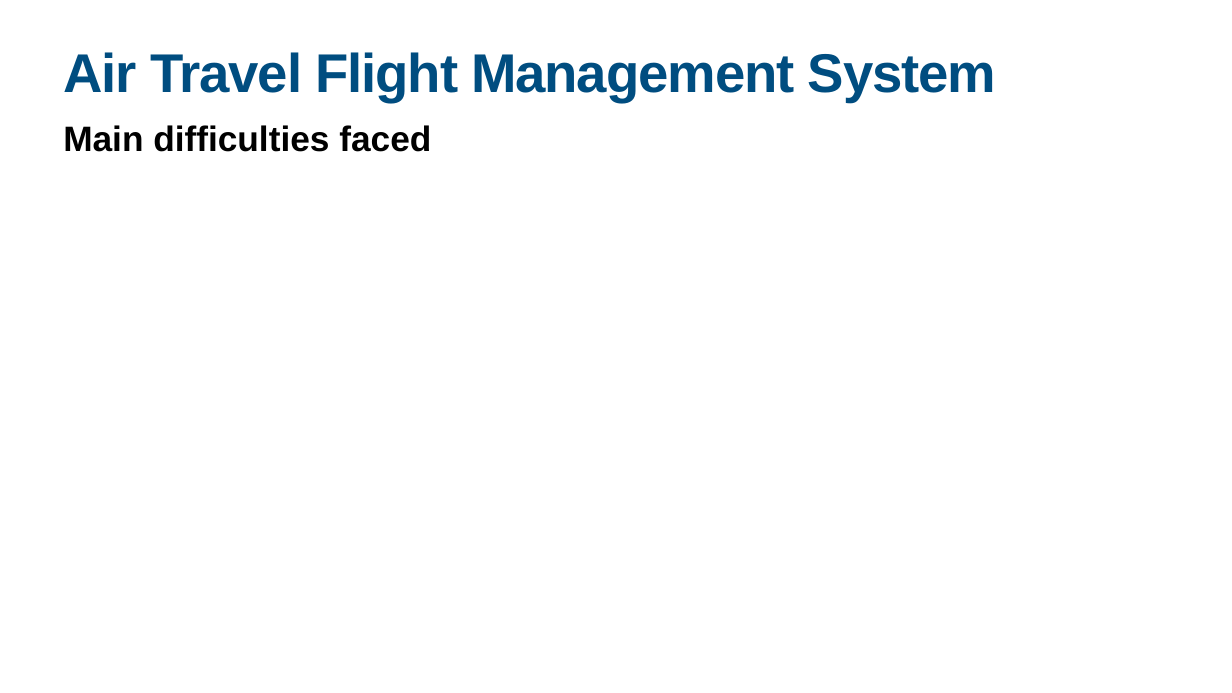
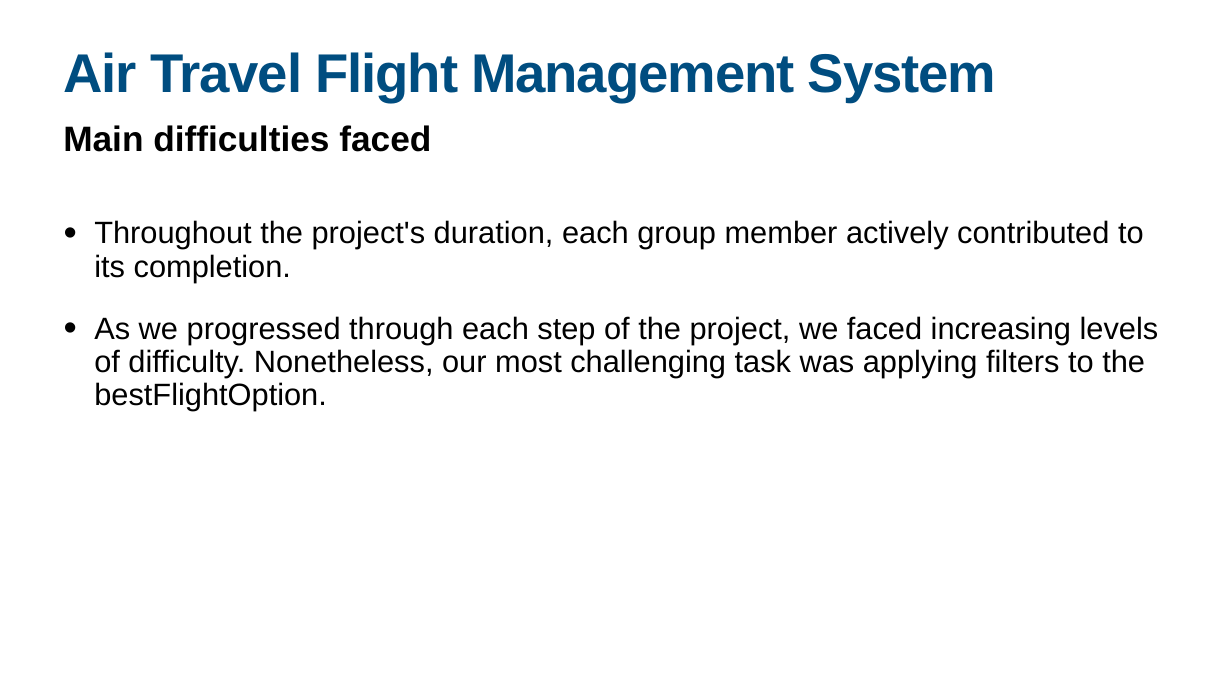
Before and after one commit to joaoparada10/Flight-Management-System, a slide deck: slide 11 of AEDProj2.pptx (slide 12 before the commit). Drawn at 1232x693 pixels with LibreOffice and Linux fonts; fonts in the diff are those of the drawing. Boxes give left, top, right and bottom in pixels: in the first picture for what was removed or moved away, otherwise in the second. Text is boxed around its words. In the diff, an @@ line names an element or a change of style, - is before the commit and + after.

```diff
--- a/AEDProj2.pptx
+++ b/AEDProj2.pptx
@@ text added at [94,220,1159,411], 48 pt, text #000000 @@
+• Throughout the project's duration, each group member actively contributed to its completion.
+• As we progressed through each step of the project, we faced increasing levels of difficulty. Nonetheless, our most challenging task was applying filters to the bestFlightOption.
```
Also in this commit, not shown: 5 other slides changed, 1 slide removed.
